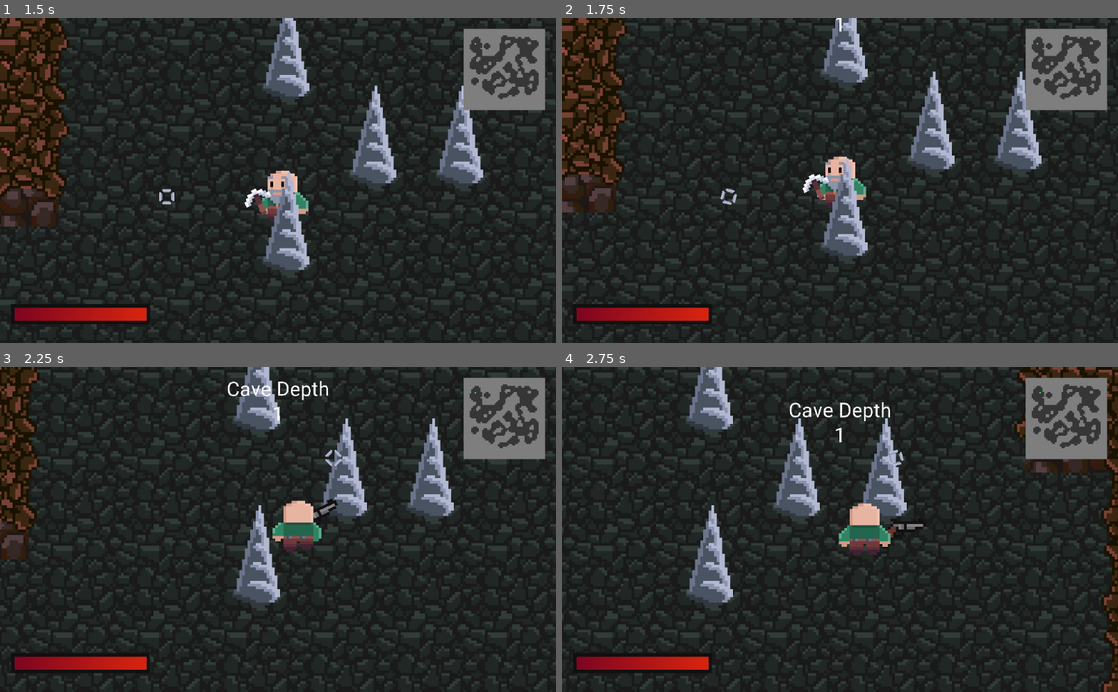
Above: before the commit, frames 1-4 (two rows, left to right).
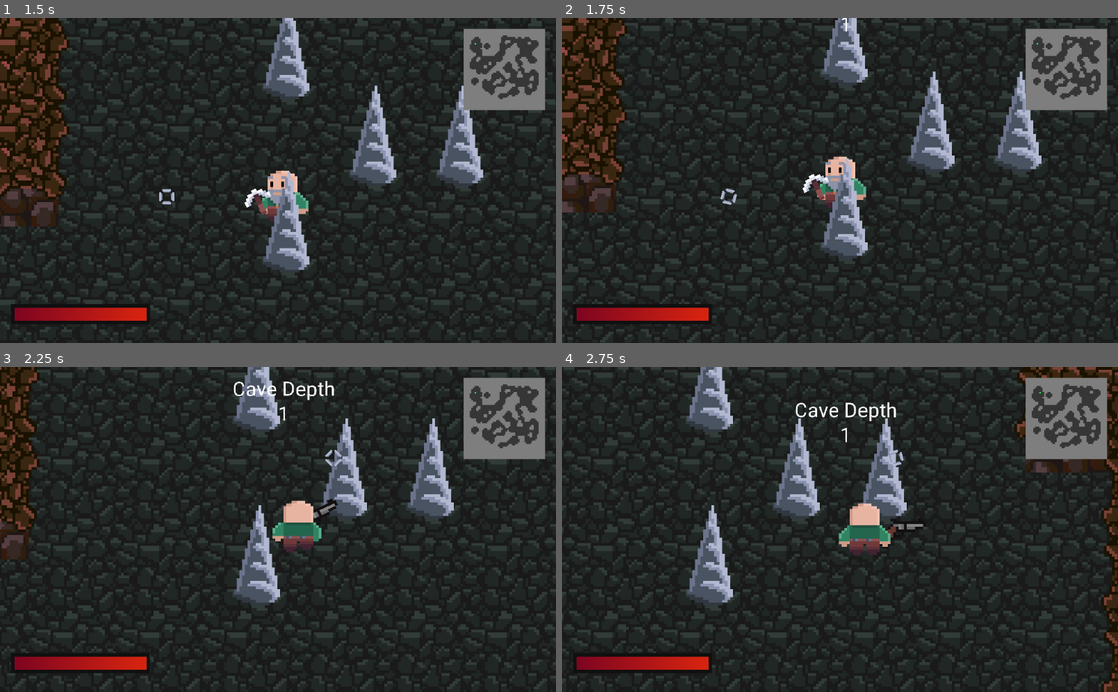
Above: after the commit, the same moments.

Repository: AyUpItsAli/Gunthers-Grotto-Coursework
Game: Godot game, scene res://World/Level/Level.tscn
The game is run twice, just before and just after one commit, with the same random seed, the same clock (stepped at 60 frames per second) and the same inputs.
Inputs (mouse positions are in pixels of both pictures, inside the frame that each line leads up to):
- Up to frame 1 (1.5 s): tap Enter (force_exit_cave) at 0.5 s; move the mouse to (400, 164) at 0.52 s; hold D (move_right) 0.53-1.28 s; hold 3 (equip_dynamite) 0.53-1.28 s; move the mouse to (166, 196) at 1.27 s; hold S (move_down) from 1.28 s (still down); tap 1 (equip_pickaxe) at 1.35 s
- Up to frame 2 (1.75 s): keep holding S (move_down)
- Up to frame 3 (2.25 s): move the mouse to (333, 458) at 2.02 s; release S (move_down) at 2.03 s; hold D (move_right) from 2.03 s (still down); hold 2 (equip_revolver) from 2.03 s (still down)
- Up to frame 4 (2.75 s): keep holding D (move_right); keep holding 2 (equip_revolver)

Frame 1 is identical in both runs. In frame 2, less than 0.1% of the frame differs, in the area x 49-52%, y 0-5%; in frame 3, 0.5%; in frame 4, 0.5%, in the area x 40-61%, y 10-24%.

Commit message:
Rename default LevelTitle label text

Diff:
--- a/GUI/HUD/HUD.tscn
+++ b/GUI/HUD/HUD.tscn
@@ -121,17 +121,17 @@
 anchor_left = 0.5
 anchor_right = 0.5
 margin_top = -155.0
-margin_right = 326.0
-custom_fonts/font = SubResource( 5 )
-text = "Cave Depth
-1"
+margin_right = 290.0
+custom_fonts/font = SubResource( 1 )
+text = "Level Title
+"
 align = 1
 __meta__ = {
 "_edit_use_anchors_": false
 }
 
 [node name="LabelAnimations" type="AnimationPlayer" parent="UI/LevelTitle"]
-anims/Show = SubResource( 6 )
+anims/Show = SubResource( 2 )
 
 [node name="DebugInvLine" type="Line2D" parent="UI"]
 visible = false
Not shown: 1 places in GUI/HUD/HUD.tscn that only renumber resources
